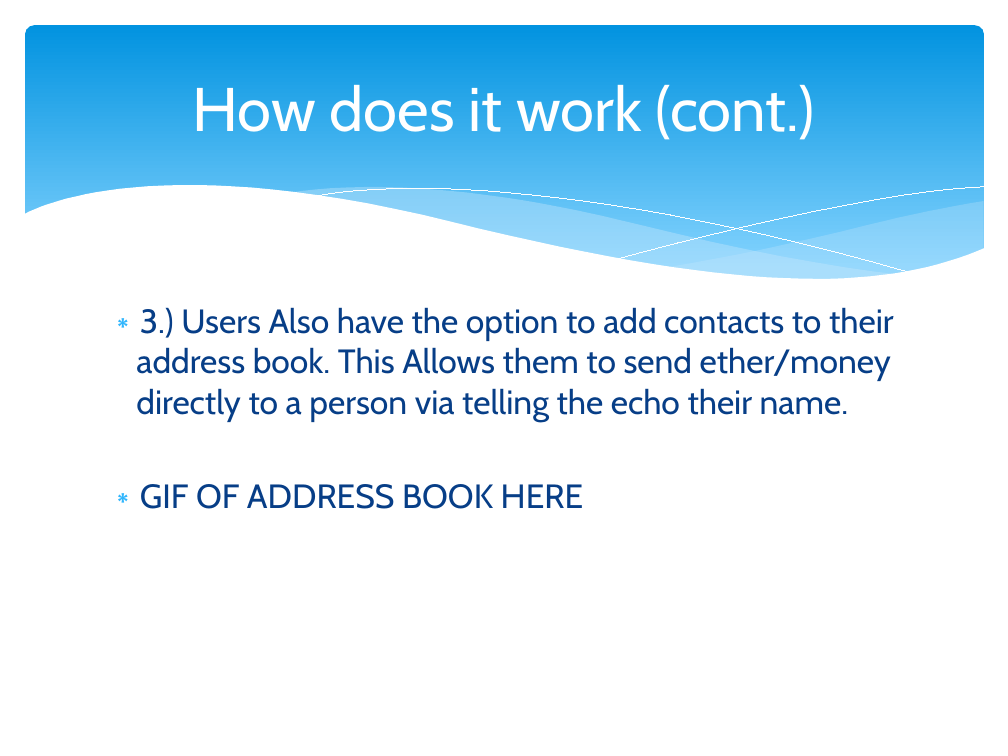
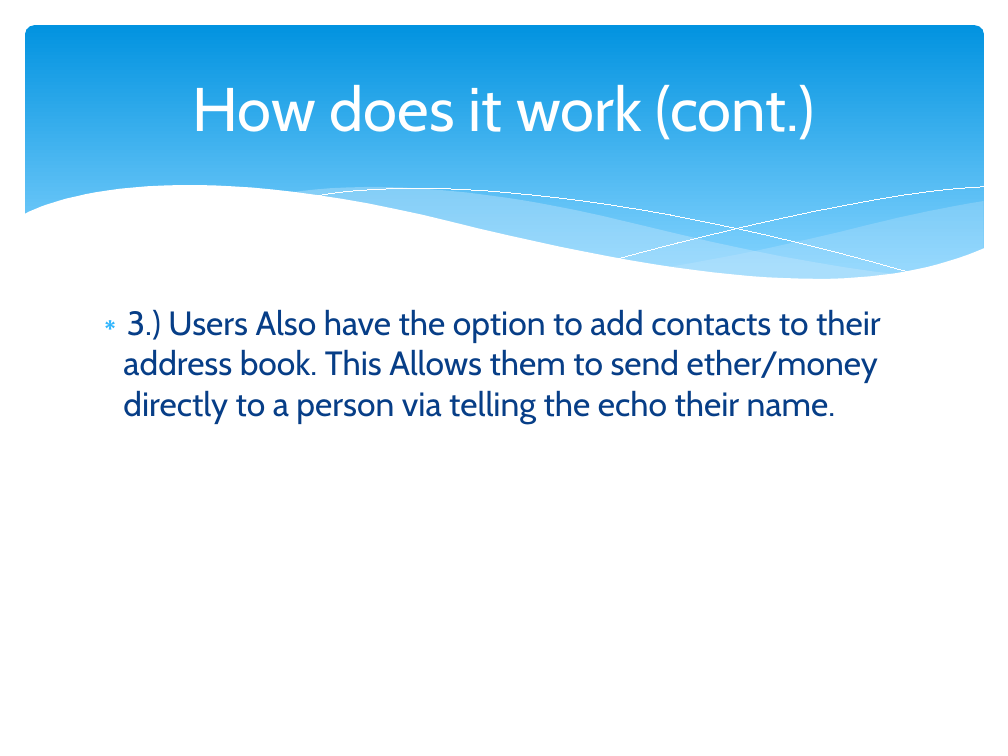
Before and after one commit to TheProgrammingDuck/Amazon-Echo-Starling-Bank-Ethereum-Transaction-System, a slide deck: slide 4 of HackCity18.pptx. Drawn at 1008x756 pixels with LibreOffice and Linux fonts; fonts in the diff are those of the drawing. Boxes give left, top, right and bottom in pixels: in the first picture for what was removed or moved away, otherwise in the second. Text is boxed around its words. In the diff, an @@ line names an element or a change of style, - is before the commit and + after.

Commit message:
Powerpoint improved

```diff
--- a/HackCity18.pptx
+++ b/HackCity18.pptx
@@ text "3.) Users Also have the ..." moved from (x1=136, y1=307, x2=894, y2=509) to (x1=123, y1=309, x2=881, y2=424) @@
@@ text at (x1=140, y1=484, x2=584, y2=509): paragraph removed @@
-∗ GIF OF ADDRESS BOOK HERE
```
Also in this commit, not shown: 1 slide added.
